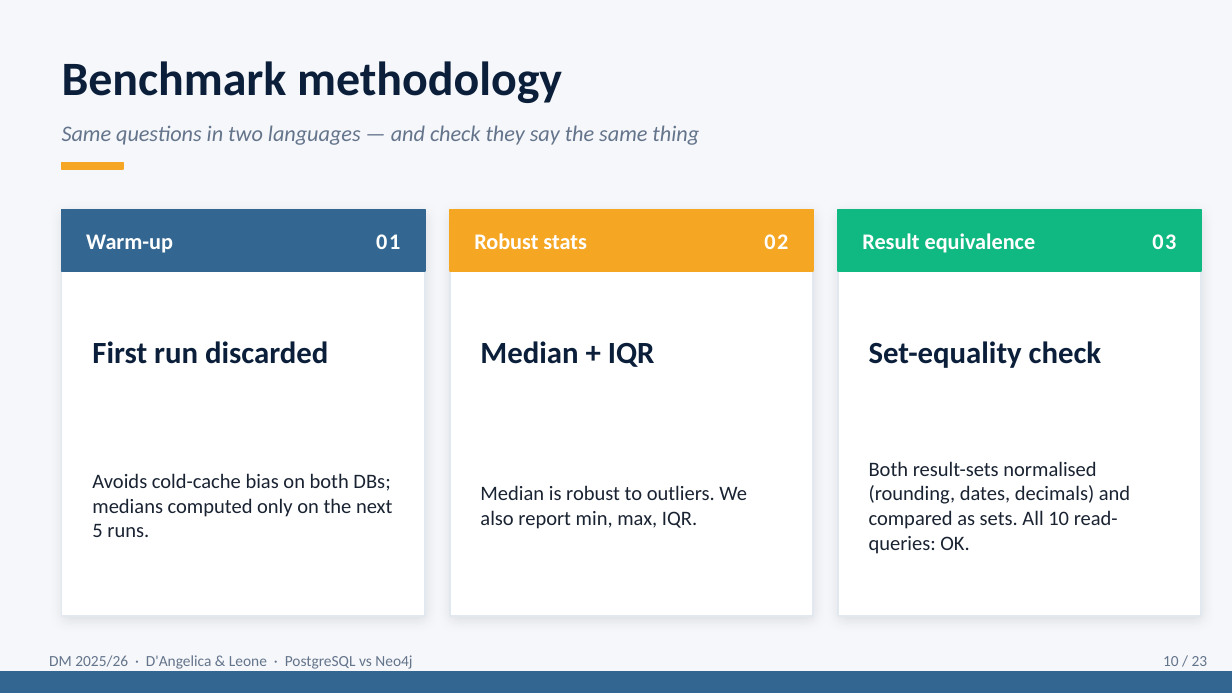
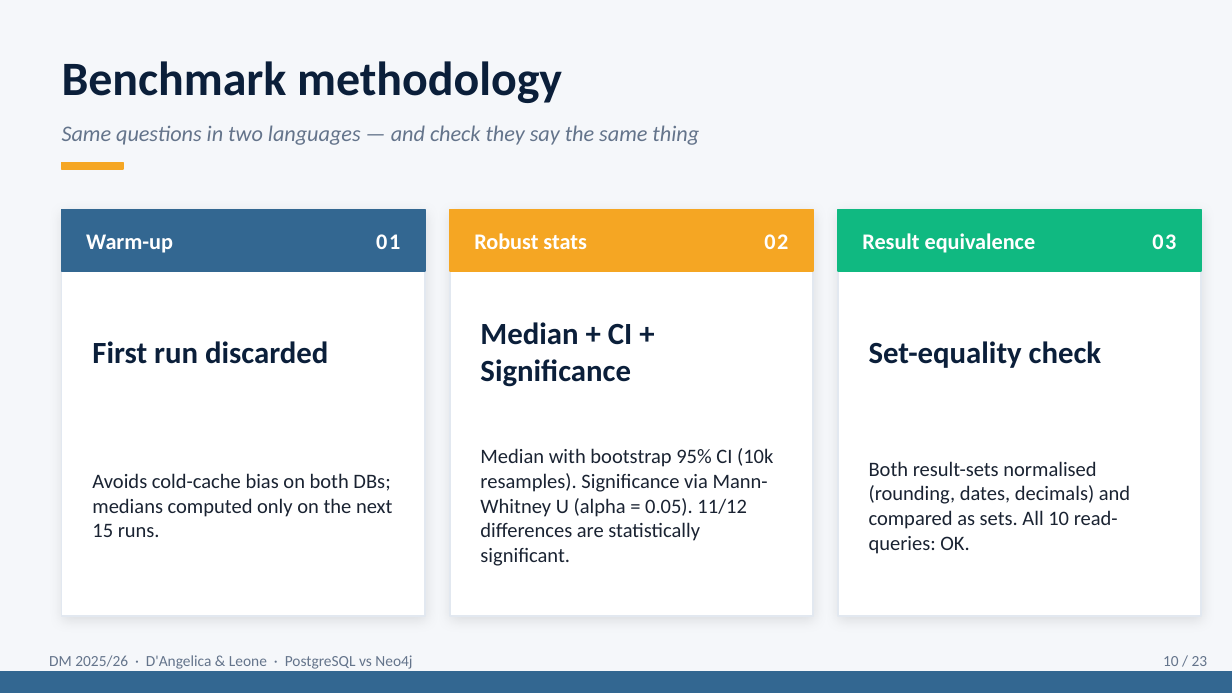
Before and after one commit to g1up3/DM-Project-2026, a slide deck: slide 10 of Presentation_DM_DAngelica_Leone.pptx. Drawn at 1232x693 pixels with LibreOffice and Linux fonts; fonts in the diff are those of the drawing. Boxes give left, top, right and bottom in pixels: in the first picture for what was removed or moved away, otherwise in the second. Text is boxed around its words. In the diff, an @@ line names an element or a change of style, - is before the commit and + after.

```diff
--- a/Presentation_DM_DAngelica_Leone.pptx
+++ b/Presentation_DM_DAngelica_Leone.pptx
@@ text at [480, 322, 633, 387]: text changed @@
-Median + IQR
+Median + CI + Significance
@@ text at [480, 448, 773, 566]: text changed @@
-Median is robust to outliers. We also report min, max, IQR.
+Median with bootstrap 95% CI (10k resamples). Significance via Mann-Whitney U (alpha = 0.05). 11/12 differences are statistically significant.
@@ text at [92, 473, 392, 537]: text changed @@
-Avoids cold-cache bias on both DBs; medians computed only on the next 5 runs.
+Avoids cold-cache bias on both DBs; medians computed only on the next 15 runs.
```
Also in this commit, not shown: 9 other slides changed, 9 other files.
